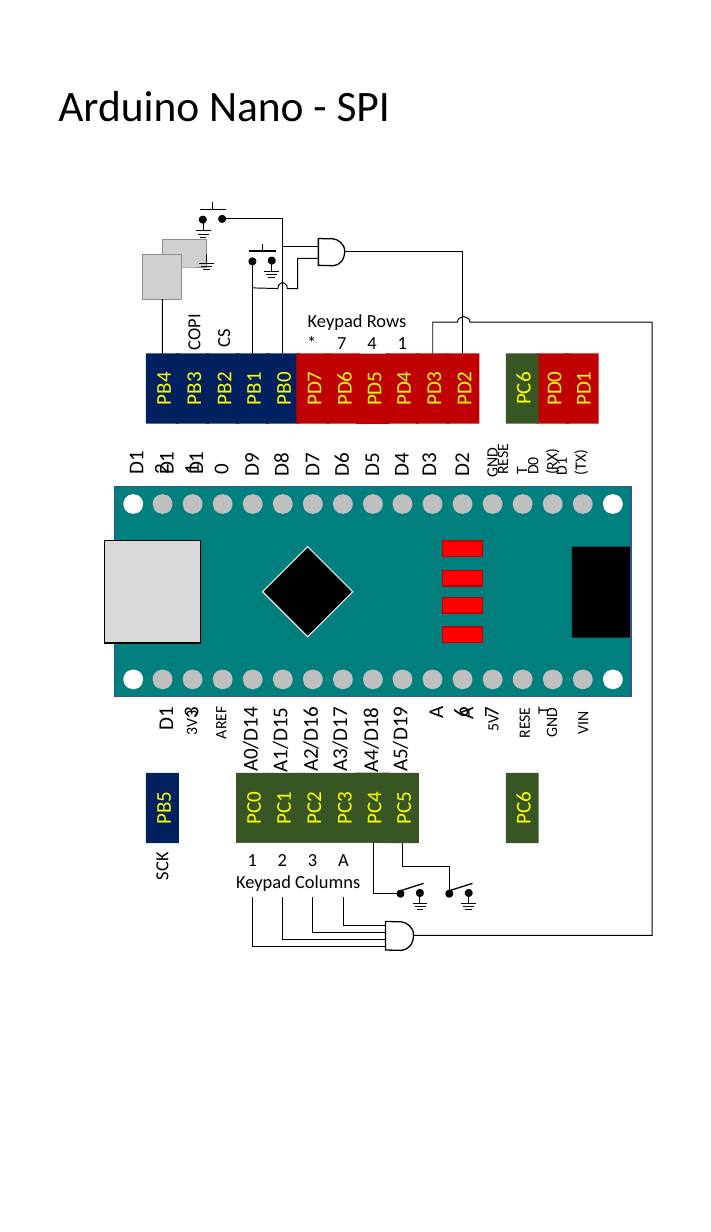
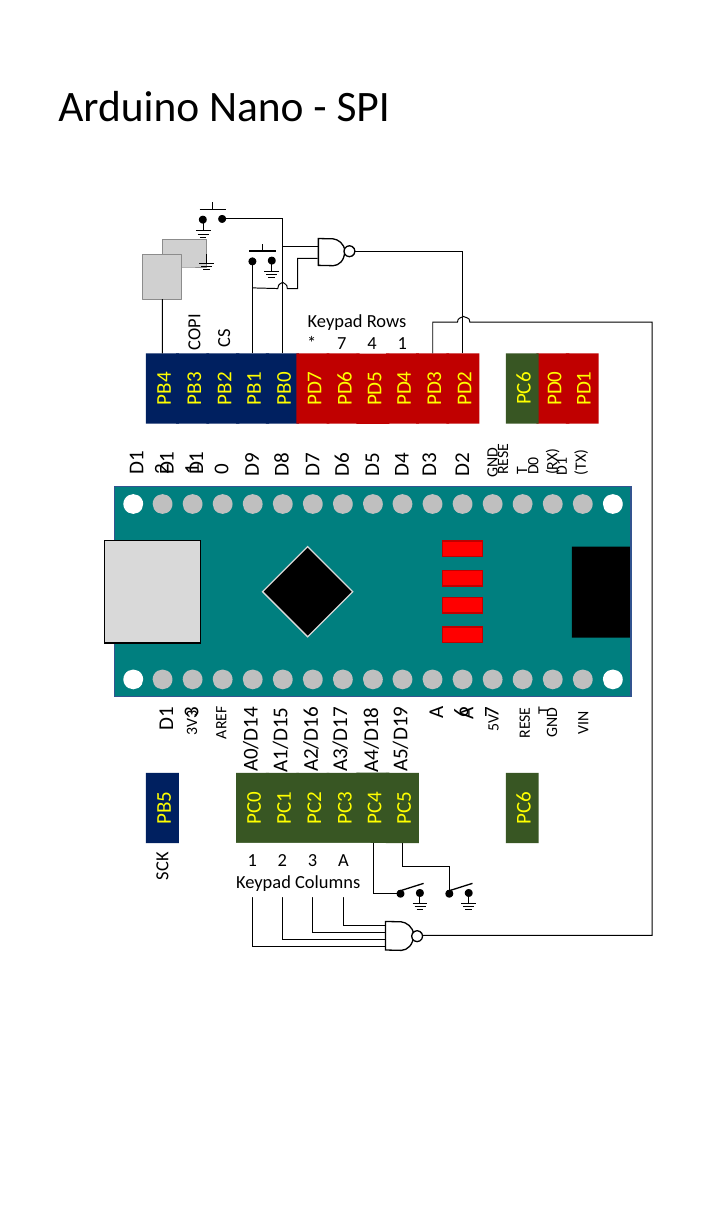
Before and after one commit to DocBohn/CowPi, a slide deck: slide 1 of extras/datasheet/pinouts/pinouts.pptx. Drawn at 711x1232 pixels with LibreOffice and Linux fonts; fonts in the diff are those of the drawing; grey boxes stand for pictures. Boxes give left, top, right and bottom in pixels: in the first picture for what was removed or moved away, otherwise in the second. Text is boxed around its words. In the diff, an @@ line names an element or a change of style, - is before the commit and + after.

```diff
--- a/extras/datasheet/pinouts/pinouts.pptx
+++ b/extras/datasheet/pinouts/pinouts.pptx
@@ ellipse added at box(344, 246, 356, 257), fill #FFFFFF, outline #000000 1 pt @@
@@ ellipse added at box(411, 931, 423, 942), fill #FFFFFF, outline #000000 1 pt @@
```
Also in this commit, not shown: 1 other slide changed, 1 slide added, 2 other files.
